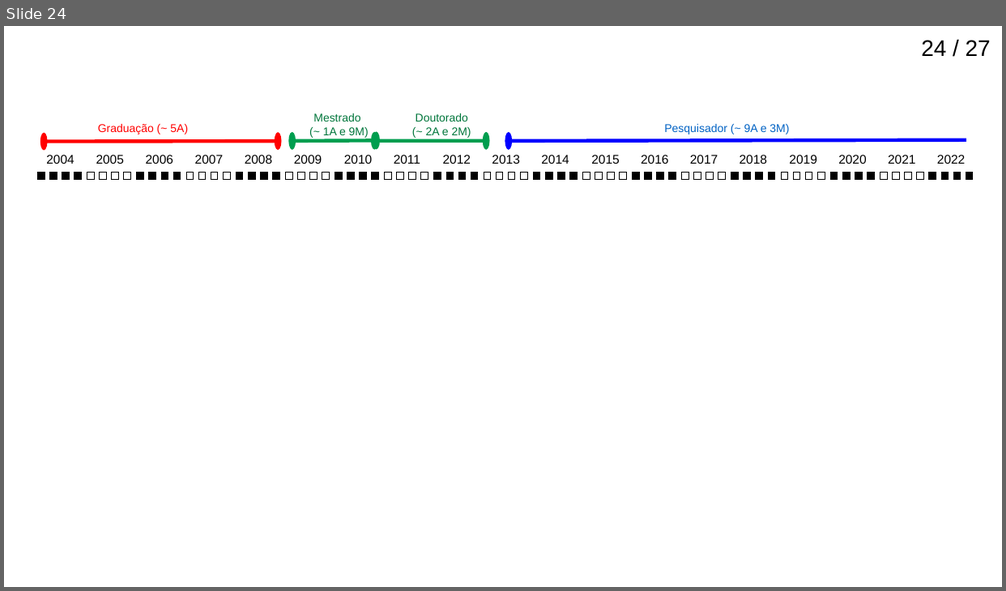
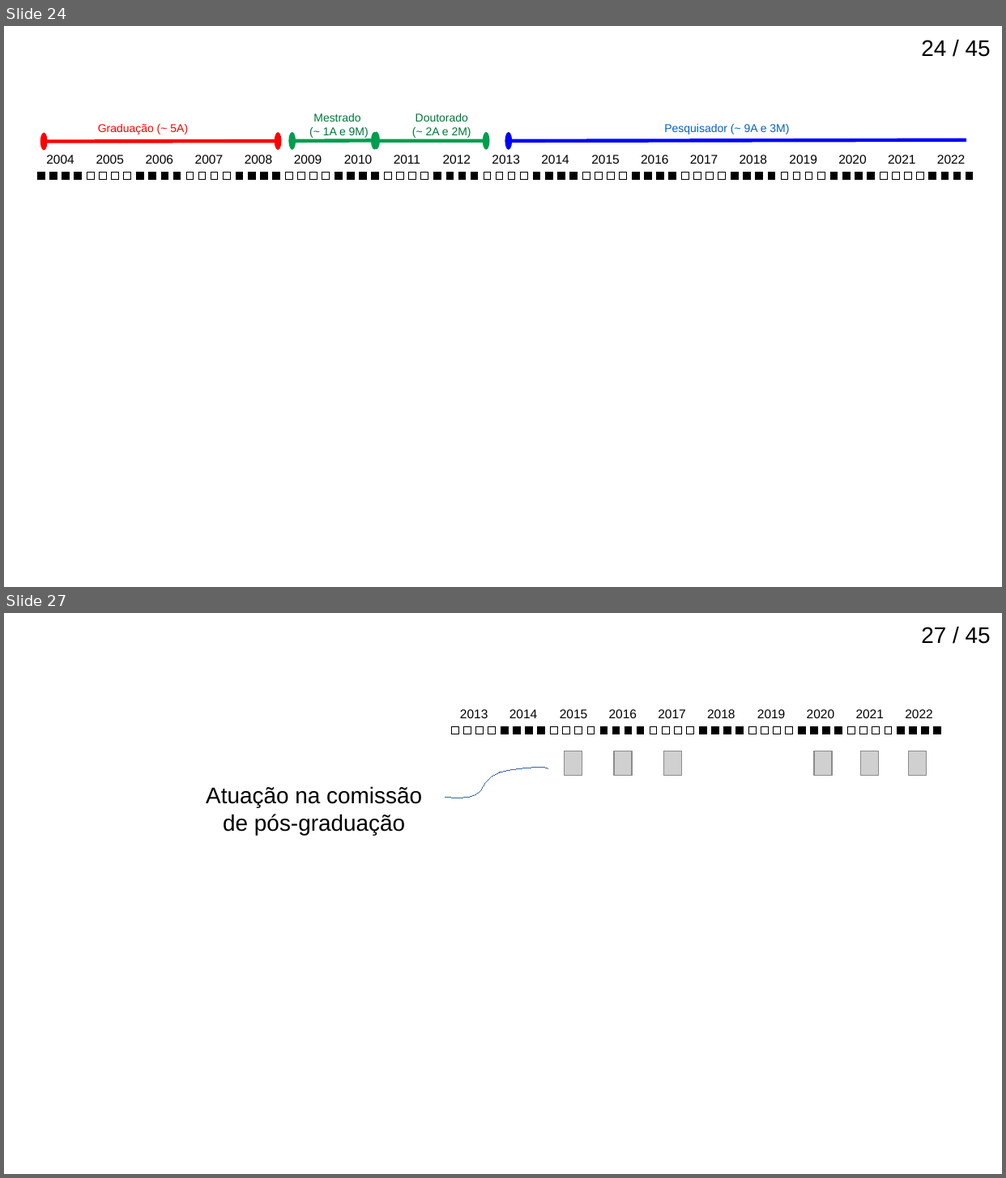
Before and after one commit to birocoles/memos, a slide deck: Titular_III/slides/apresentacao_titular3.odp. Shown one above the other, each under a label of ours: slide 24 before the commit, slides 24 and 27 after it; the slides between them are not shown. The pictures are 1006x591 and 1006x1178 pixels, drawn with LibreOffice and Linux fonts; fonts in the diff are those of the drawing; grey boxes stand for pictures. Boxes give left, top, right and bottom in pixels: in the first picture for what was removed or moved away, otherwise in the second. Text is boxed around its words. In the diff, an @@ line names an element or a change of style, - is before the commit and + after.

```diff
--- a/Titular_III/slides/apresentacao_titular3.odp
+++ b/Titular_III/slides/apresentacao_titular3.odp
@@ slide 27 added at (4,613,1002,1174), background #FFFFFF @@
@@ page number added at (921,627,991,644), 18 pt, text #000000 @@
+27 / 45
@@ text added at (460,709,488,718), 10 pt, text #000000 @@
+2013
@@ text added at (509,709,537,718), 10 pt, text #000000 @@
+2014
@@ text added at (560,709,587,718), 10 pt, text #000000 @@
+2015
@@ text added at (609,709,637,718), 10 pt, text #000000 @@
+2016
@@ text added at (658,709,685,718), 10 pt, text #000000 @@
+2017
@@ text added at (707,709,735,718), 10 pt, text #000000 @@
+2018
@@ text added at (757,709,785,718), 10 pt, text #000000 @@
+2019
@@ text added at (807,709,834,718), 10 pt, text #000000 @@
+2020
@@ text added at (856,709,884,718), 10 pt, text #000000 @@
+2021
@@ text added at (905,709,932,718), 10 pt, text #000000 @@
+2022
@@ group added at (451,727,496,735): 4 rectangles @@
@@ group added at (501,727,546,735): 4 rectangles @@
@@ group added at (551,727,594,735): 4 rectangles @@
@@ group added at (601,727,644,735): 4 rectangles @@
@@ group added at (650,727,694,735): 4 rectangles @@
@@ group added at (700,727,744,735): 4 rectangles @@
@@ group added at (749,727,793,735): 4 rectangles @@
@@ group added at (799,727,842,735): 4 rectangles @@
@@ group added at (848,727,893,735): 4 rectangles @@
@@ group added at (897,727,941,735): 4 rectangles @@
@@ picture added at (565,752,582,775) @@
@@ picture added at (615,752,633,775) @@
@@ picture added at (664,752,682,775) @@
@@ picture added at (815,752,833,775) @@
@@ picture added at (861,752,879,775) @@
@@ picture added at (909,752,927,775) @@
@@ freeform shape added at (445,768,548,798), outline #3465A4 0 pt @@
@@ text added at (206,786,422,835), 18 pt, text #000000 @@
+Atuação na comissão de pós-graduação
@@ page number at (921,40,991,57): text changed @@
-24 / 27
+24 / 45
```
Also in this commit, not shown: 1 slide changed, 17 other slides added, 3 other files.
